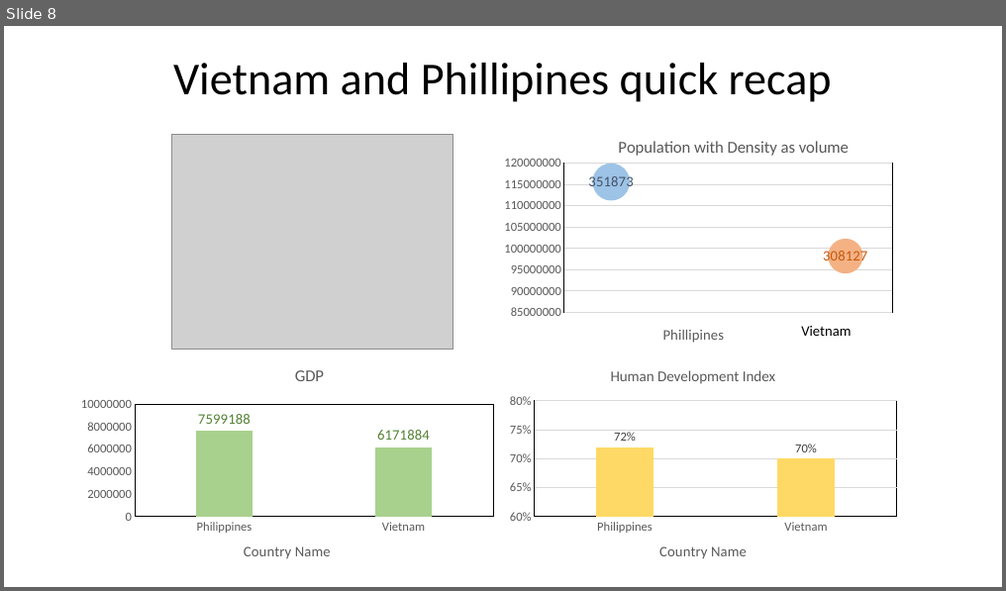
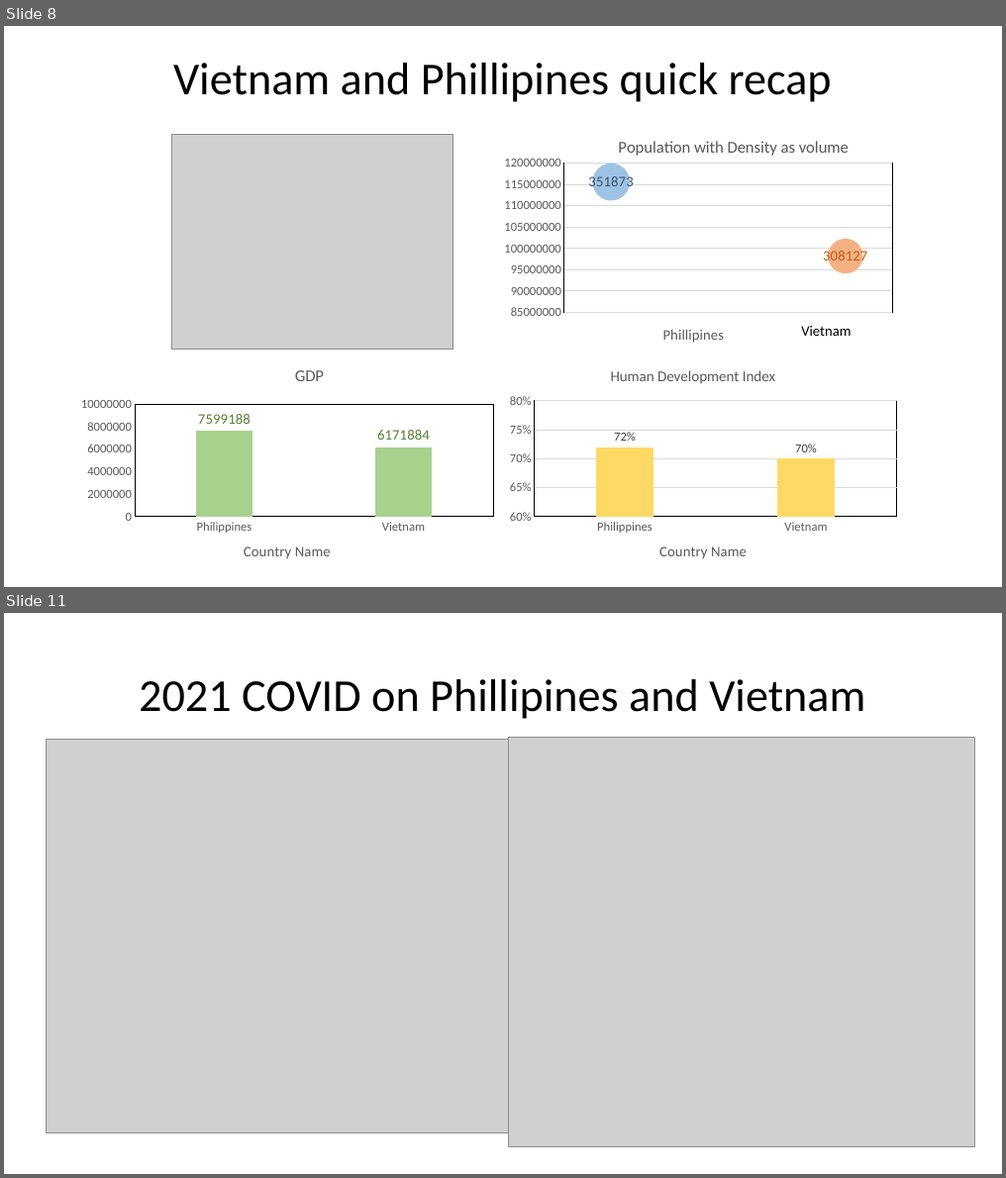
Before and after one commit to HadiSyahputraa/World-WIde-COVID, a slide deck: Final_Report.pptx. Shown one above the other, each under a label of ours: slide 8 before the commit, slides 8 and 11 after it; the slides between them are not shown. The pictures are 1006x591 and 1006x1178 pixels, drawn with LibreOffice and Linux fonts; fonts in the diff are those of the drawing; grey boxes stand for pictures. Boxes give left, top, right and bottom in pixels: in the first picture for what was removed or moved away, otherwise in the second. Text is boxed around its words. In the diff, an @@ line names an element or a change of style, - is before the commit and + after.

```diff
--- a/Final_Report.pptx
+++ b/Final_Report.pptx
@@ slide 11 added at <box>4,613,1002,1174</box>, background #FFFFFF @@
@@ title added at <box>139,679,865,719</box>, 44 pt, text #000000 @@
+2021 COVID on Phillipines and Vietnam
@@ picture added at <box>46,739,519,1133</box> @@
@@ picture added at <box>509,738,975,1148</box> @@
```
Also in this commit, not shown: 2 slides changed, 8 other slides added, 2 slides removed.
